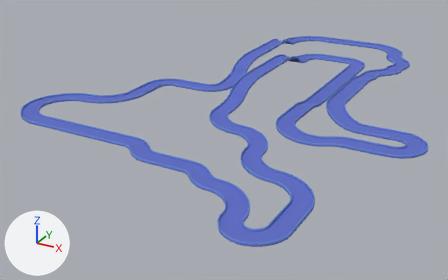
Two versions of the glTF model frontend/public/models/maps/map2/track.glb, one commit apart.
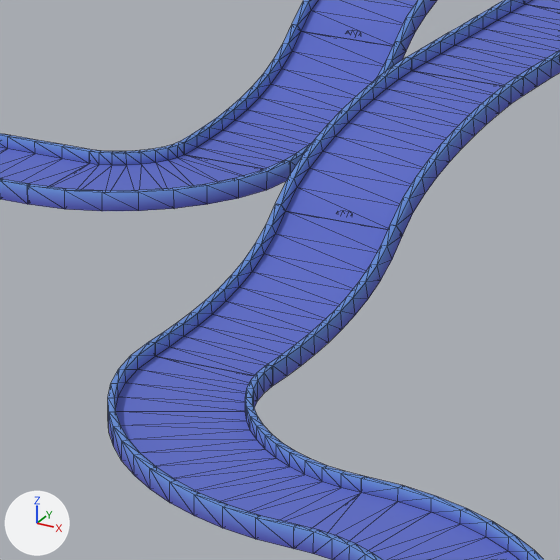
Each version appears first whole from a camera (50 mm lens) standing at (23.8, -69.4, 25.3) and looking at (-8.6, -10.5, -4.1), and next in a close-up on the part from 44% to 59% of the width and 23% to 48% of the height. The axes (+X, +Y, +Z) are drawn at lower left. The lights are the same throughout. The close-ups show mesh edges as thin lines. Where no turn or scale is listed for an object, it has been applied to the vertices. Vertices at the same position are counted once.

Objects in the first close-up: 'track-wide-corner-large.009', 'track-wide-corner-large.010', 'track-wide-corner-small.002', 'track-wide-straight-hill-beginning', 'track-wide-straight-hill-beginning.001', 'track-wide-straight-hill-end', 'track-wide-straight-hill-end.001', 'track-wide-straight.011', 'track-wide-straight.014'.
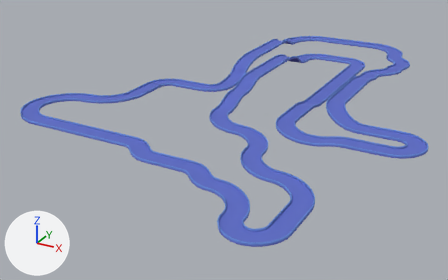
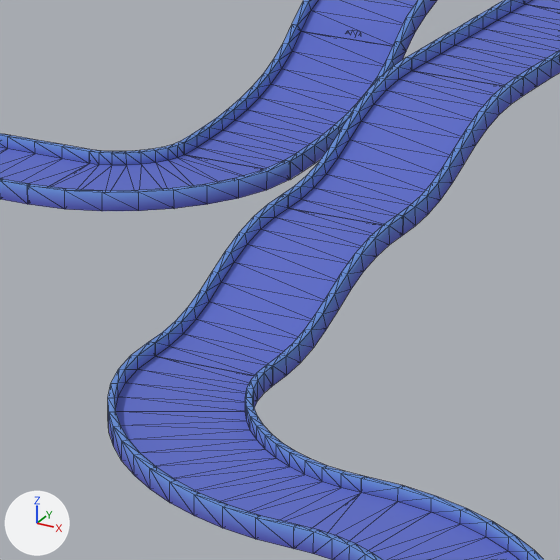
Location of each change, [x1, y1, x2, y2] in pixels of the close-ups (560 x 560 px):
'track-wide-straight-hill-beginning.001', reshaped: before [149, 204, 403, 385]; after [149, 194, 403, 385]
'track-wide-straight-hill-end.001', reshaped: before [276, 58, 524, 235]; after [283, 58, 524, 235]

The change, as a diff of the scene's bpy script:
```diff
--- a/frontend/public/models/maps/map2/track.glb.py
+++ b/frontend/public/models/maps/map2/track.glb.py
@@ me_track_wide_straight_hill_beginning_001 @@
 # used by ob_track_wide_straight_hill_beginning_001; location = (-8.0, -12.0, 0.0)
-me_track_wide_straight_hill_beginning_001.from_pydata(...)  # 152 vertices, 252 faces; spans x -1.0..1.0, y -0.2..4.14, z 0.0..1.21
+me_track_wide_straight_hill_beginning_001.from_pydata(...)  # 152 vertices, 252 faces; spans x -1.0..1.0, y -0.2..4.2, z 0.0..1.3
+# me_track_wide_straight_hill_beginning_001 part 1: 78 of 152 vertices moved; they spanned x -1.0..1.0, y 0.42..3.93, z 0.0..1.21 and now span x -1.0..1.0, y 0.39..4.0, z 0.02..1.3; mean shift (0.0, -0.07, 0.24); largest move (1.0, 2.82, 0.65) -> (1.0, 2.67, 1.12)
 me_track_wide_straight_hill_beginning_001.materials.append(mat_colormap_082)
@@ me_track_wide_straight_hill_end_001 @@
 # used by ob_track_wide_straight_hill_end_001; location = (-8.0, -8.0, 1.0)
-me_track_wide_straight_hill_end_001.from_pydata(...)  # 152 vertices, 252 faces; spans x -1.0..1.0, y -0.21..4.2, z -0.14..1.3
+me_track_wide_straight_hill_end_001.from_pydata(...)  # 152 vertices, 252 faces; spans x -1.0..1.0, y -0.2..4.2, z 0.0..1.3
+# me_track_wide_straight_hill_end_001 part 2: 74 of 152 vertices moved; they spanned x -1.0..1.0, y -0.21..3.57, z 0.07..1.29 and now span x -1.0..1.0, y 0.0..3.56, z 0.02..1.28; mean shift (0.0, 0.07, -0.2); largest move (1.0, 1.11, 0.57) -> (1.0, 1.24, 0.17)
 me_track_wide_straight_hill_end_001.materials.append(mat_colormap_083)
```
